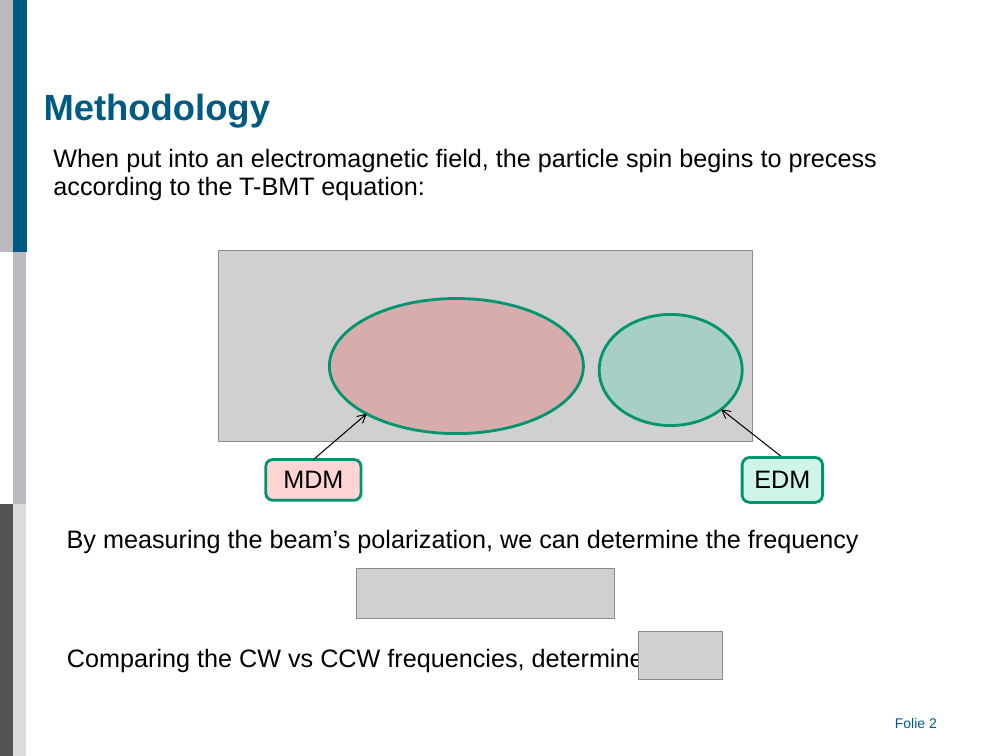
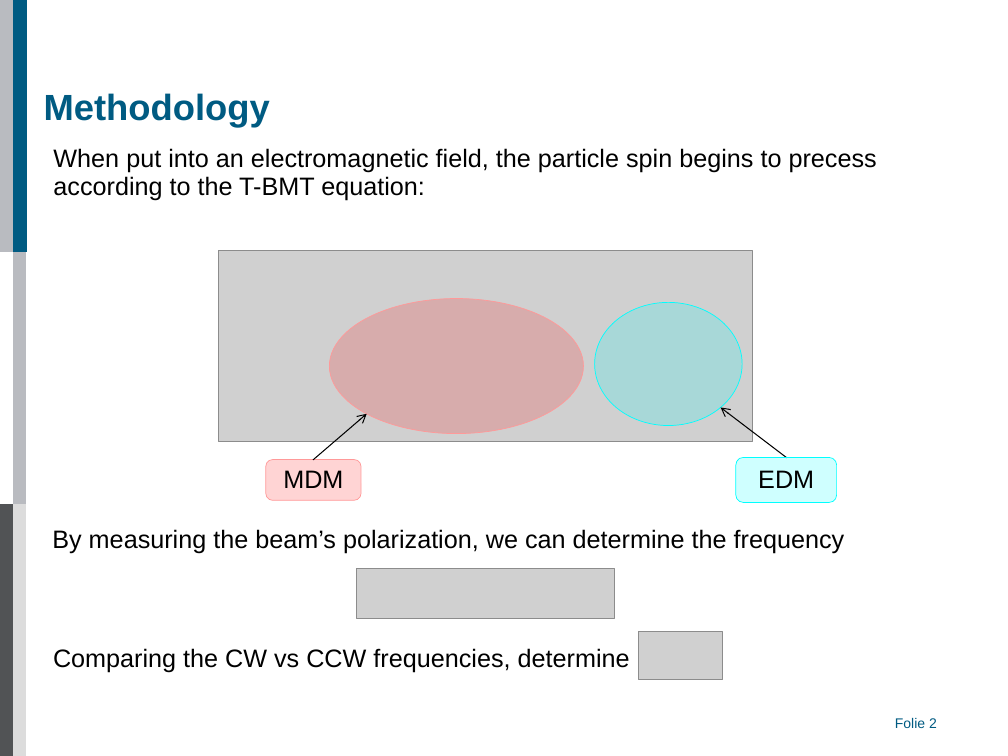
Before and after one commit to AlexAksentyev/EDM, a slide deck: slide 2 of Reports/CM/CM_proto.ppt. Drawn at 1008x756 pixels with LibreOffice and Linux fonts; fonts in the diff are those of the drawing; grey boxes stand for pictures; background and template pictures are left out. Boxes give left, top, right and bottom in pixels: in the first picture for what was removed or moved away, otherwise in the second. Text is boxed around its words. In the diff, an @@ line names an element or a change of style, - is before the commit and + after.

```diff
--- a/Reports/CM/CM_proto.ppt
+++ b/Reports/CM/CM_proto.ppt
@@ ellipse at box(330, 298, 584, 433): outline #00956F 2.01 pt to #FF9999 0.51 pt @@
@@ ellipse at box(595, 302, 742, 425): fill #00CC99 at 19% opacity to #00FFFF at 19% opacity; outline #00956F 2.01 pt to #00FFFF 0.51 pt @@
@@ ellipse: place and size @@
-ellipse at box(599, 314, 742, 425)
+ellipse at box(595, 302, 742, 425)
@@ arrow moved from (782, 458) - (721, 409) to (786, 458) - (721, 407) @@
@@ rounded rectangle "MDM" at box(266, 460, 361, 500): outline #00956F 2.01 pt to #FF9999 0.51 pt @@
@@ rounded rectangle "EDM": place and size @@
-rounded rectangle "EDM" at box(742, 458, 823, 503)
+rounded rectangle "EDM" at box(736, 458, 837, 503)
@@ rounded rectangle "EDM" at box(736, 458, 837, 503): fill #00CC99 at 19% opacity to #00FFFF at 19% opacity; outline #00956F 2.01 pt to #00FFFF 0.51 pt @@
@@ text "By measuring the beam’s polarization, ...": place and size @@
-text "By measuring the beam’s polarization, ..." at box(67, 529, 859, 554)
+text "By measuring the beam’s polarization, ..." at box(52, 529, 845, 554)
@@ text "Comparing the CW vs CCW ...": place and size @@
-text "Comparing the CW vs CCW ..." at box(67, 647, 644, 673)
+text "Comparing the CW vs CCW ..." at box(53, 648, 630, 673)
```
Also in this commit, not shown: 4 other slides changed, 2 slides added, 1 slide removed, 6 other files.
